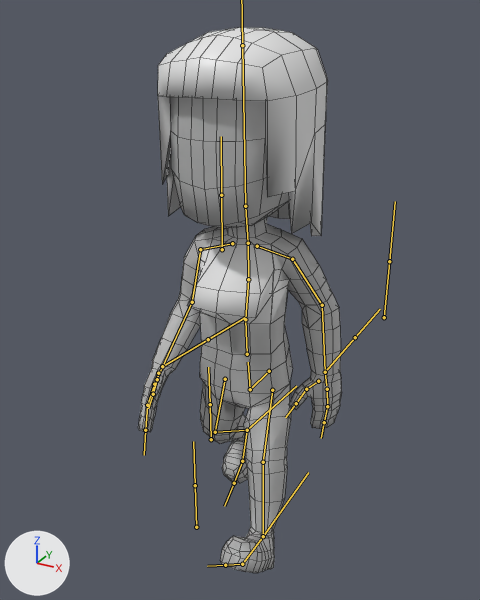
The FBX model GMTK2025/Content/Assets/BlenderASSets/Character/AllCharacters.fbx as it was, and as the next commit left it.
Camera for both pictures: a 50 mm camera at (2.11, -3.8, 3.48) aimed at (0.01, 0.01, 1.57). Lighting does not change. The marker at lower left points along +X, +Y and +Z. Both versions are drawn at frame 1 of the action 'Root|mixamo.com'; the numbers are the values there. The bones that bend it are drawn over the model as lines. Mesh edges are drawn as thin lines.

Objects in the first picture: 'Momchar', 'characterMedium'.
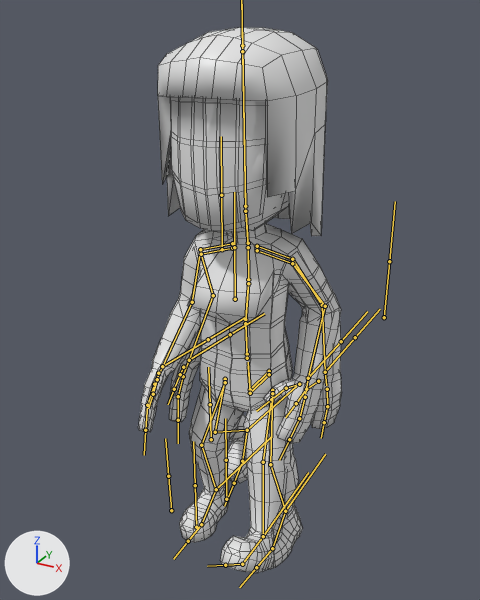
What the commit changed:
Bone 'HipsCtrl' (bone_hipsctrl) moves from (0.063, -0.09, 0.159) to (0.063, -0.09, 0.192).
Bone 'Head' (bone_head) turns from (0, -9, 0) to (0, -7, 0) degrees about its own x, y and z.
Bone 'LeftArm' (bone_leftarm) turns from (-30, 38, -81) to (-31, 34, -77) degrees about its own x, y and z.
Bone 'LeftForeArm' (bone_leftforearm) turns from (27, -1, 3) to (58, -3, 6) degrees about its own x, y and z.
Bone 'RightArm' (bone_rightarm) turns from (-8, -5, 71) to (-28, 6, 79) degrees about its own x, y and z.
Bone 'RightForeArm' (bone_rightforearm) turns from (41, 2, -5) to (50, 3, -6) degrees about its own x, y and z.
Bone 'UpLeg.L' (bone_upleg_l) turns from (-39, 9, -5) to (-26, 12, -5) degrees about its own x, y and z.
Bone 'Leg.L' (bone_leg_l) turns from (12, 0, 5) to (25, -2, 10) degrees about its own x, y and z.
Bone 'Foot.L' (bone_foot_l) turns from (-11, 4, -2) to (5, 4, 1) degrees about its own x, y and z.
Bone 'UpLeg.R' (bone_upleg_r) turns from (-4, -12, 6) to (-29, -5, 7) degrees about its own x, y and z.
Bone 'Leg.R' (bone_leg_r) turns from (44, 7, -17) to (29, 3, -12) degrees about its own x, y and z.
Bone 'Foot.R' (bone_foot_r) turns from (-5, -6, 3) to (2, -6, 2) degrees about its own x, y and z.

Changed parts and their boxes (x1, y1, x2, y2) in the pictures (480 x 600 px):
'characterMedium', posed (15% narrower): before (139, 97, 342, 573); after (169, 100, 341, 570)
bone 'HipsCtrl', root to tip: before (269, 371) to (250, 389); after (269, 374) to (250, 393)
bone 'Head', root to tip: before (245, 206) to (242, 45); after (245, 211) to (242, 51)
bone 'LeftArm', root to tip: before (292, 259) to (322, 305); after (292, 263) to (325, 306)
bone 'LeftForeArm', root to tip: before (322, 305) to (325, 372); after (325, 306) to (308, 378)
bone 'RightArm', root to tip: before (200, 249) to (192, 302); after (201, 254) to (213, 295)
bone 'RightForeArm', root to tip: before (192, 302) to (162, 366); after (213, 295) to (189, 360)
bone 'UpLeg.L', root to tip: before (272, 390) to (263, 462); after (272, 393) to (270, 464)
bone 'Leg.L', root to tip: before (263, 462) to (263, 536); after (270, 464) to (285, 511)
bone 'Foot.L', root to tip: before (263, 536) to (242, 564); after (285, 511) to (272, 548)
bone 'UpLeg.R', root to tip: before (225, 379) to (215, 432); after (225, 382) to (201, 445)
bone 'Leg.R', root to tip: before (215, 432) to (247, 430); after (201, 445) to (216, 489)
bone 'Foot.R', root to tip: before (247, 430) to (242, 461); after (216, 489) to (201, 524)
